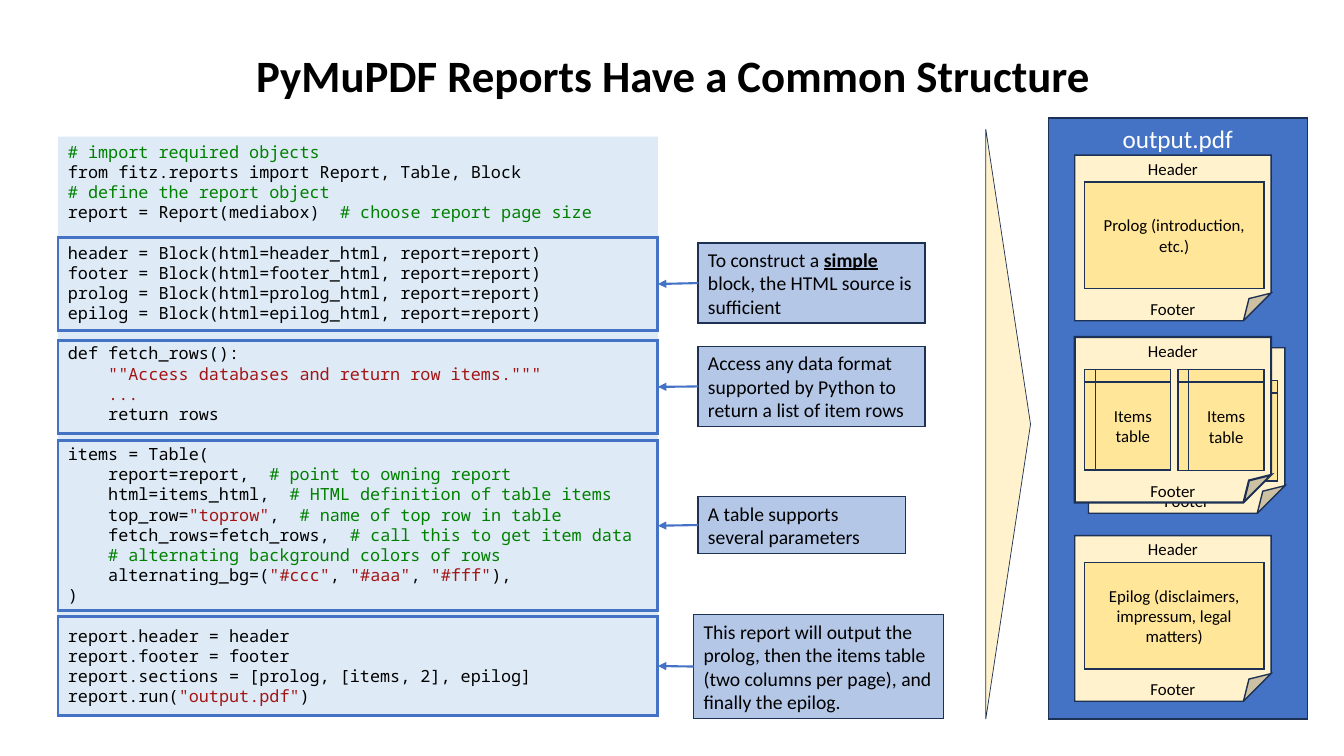
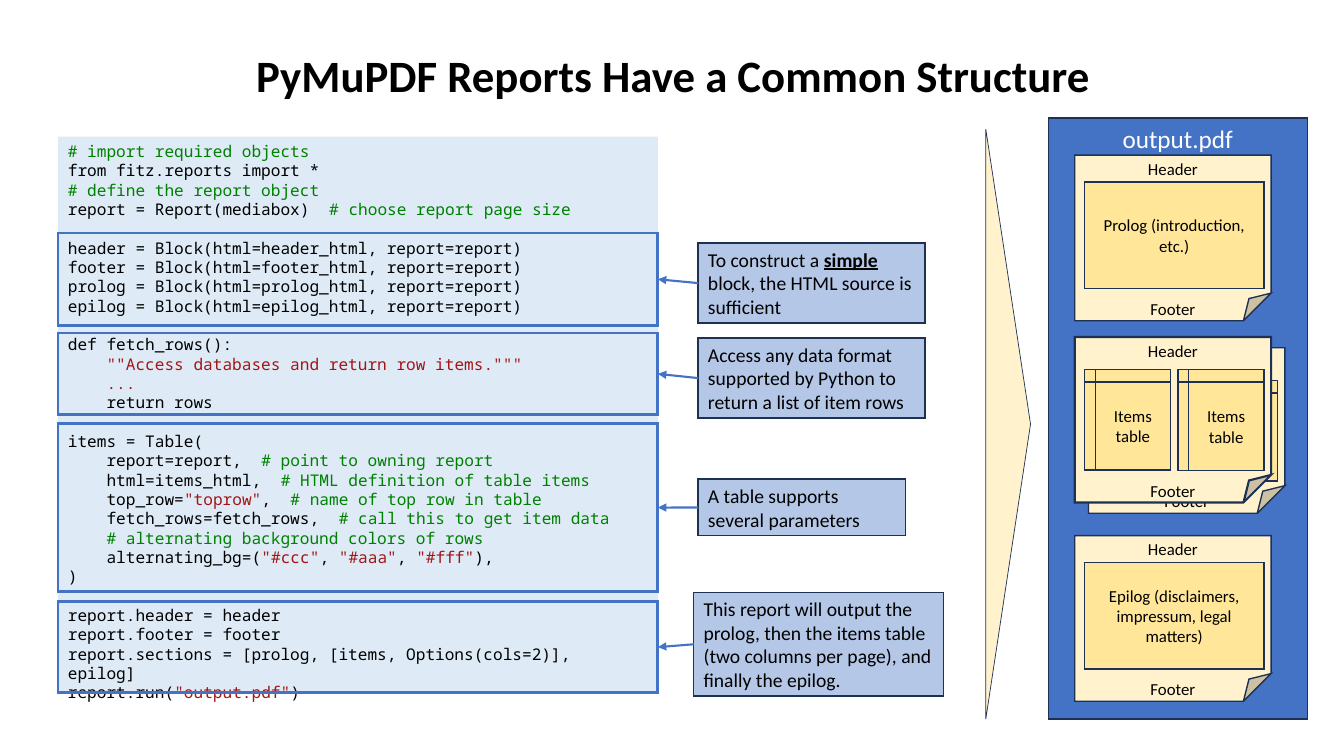
Before and after one commit to pymupdf/PyMuPDF-Utilities, a slide deck: slide 4 of reporting/pymupdf-reporting.pptx. Drawn at 1344x756 pixels with LibreOffice and Linux fonts; fonts in the diff are those of the drawing. Boxes give left, top, right and bottom in pixels: in the first picture for what was removed or moved away, otherwise in the second. Text is boxed around its words. In the diff, an @@ line names an element or a change of style, - is before the commit and + after.

```diff
--- a/reporting/pymupdf-reporting.pptx
+++ b/reporting/pymupdf-reporting.pptx
@@ rectangle "# import required objects": place and size @@
-rectangle "# import required objects" at [58,136,658,716]
+rectangle "# import required objects" at [58,136,658,693]
@@ text in rectangle at [68,144,610,702]: size 12 to 11.5 pt in "# import required objects", "# define the report object", "report = Report(mediabox) # choose report page ...", "header = Block(html=header_html, report=report)" and 18 more places @@
@@ text in rectangle at [68,163,300,180]: text changed; size 12 to 11.5 pt @@
-from fitz.reports import Report, Table, Block
+from fitz.reports import *
@@ rectangle: place and size @@
-rectangle at [58,238,658,331]
+rectangle at [58,233,658,326]
@@ arrow moved from (699, 283) - (658, 284) to (699, 283) - (658, 279) @@
@@ rectangle: place and size @@
-rectangle at [58,341,658,434]
+rectangle at [58,333,658,414]
@@ rectangle "Access any data format supported ...": place and size @@
-rectangle "Access any data format supported ..." at [699,347,926,427]
+rectangle "Access any data format supported ..." at [699,338,926,418]
@@ arrow moved from (699, 386) - (658, 387) to (699, 378) - (658, 374) @@
@@ rectangle: place and size @@
-rectangle at [58,617,658,716]
+rectangle at [58,602,658,694]
@@ text in rectangle at [68,647,570,683]: text changed; size 12 to 11.5 pt @@
-report.sections = [prolog, [items, 2], epilog]
+report.sections = [prolog, [items, Options(cols=2)], epilog]
@@ 3 rectangles, 2 arrows: place and size @@
-3 rectangles, 2 arrows at [58,441,944,719]
+3 rectangles, 2 arrows at [58,423,944,697]
```
Also in this commit, not shown: 13 other files.
